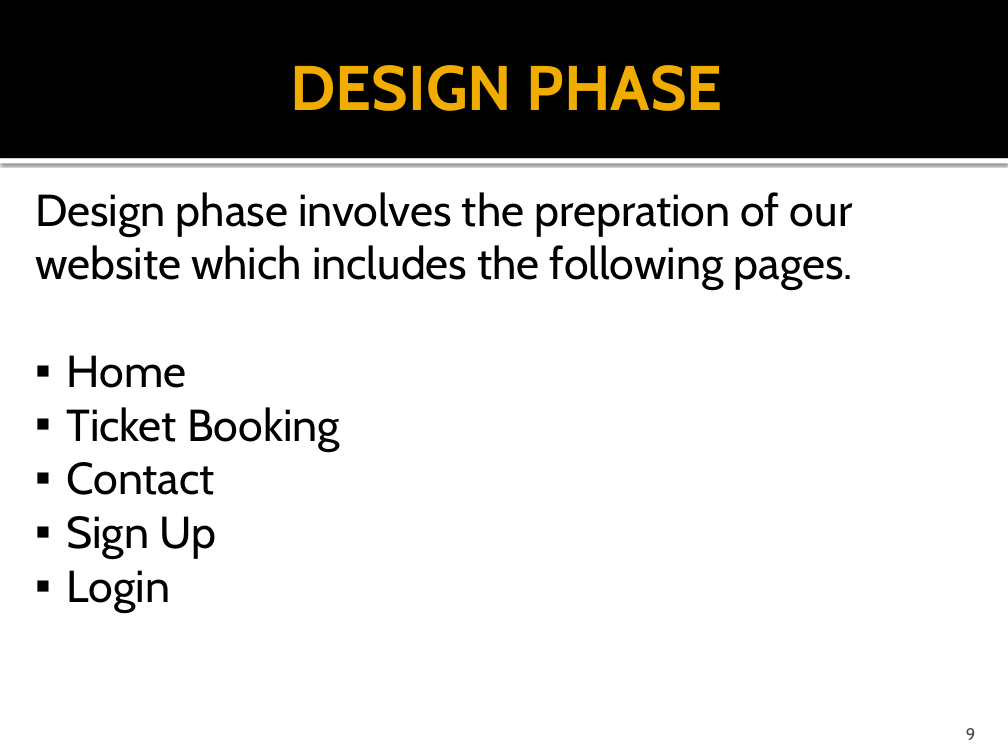
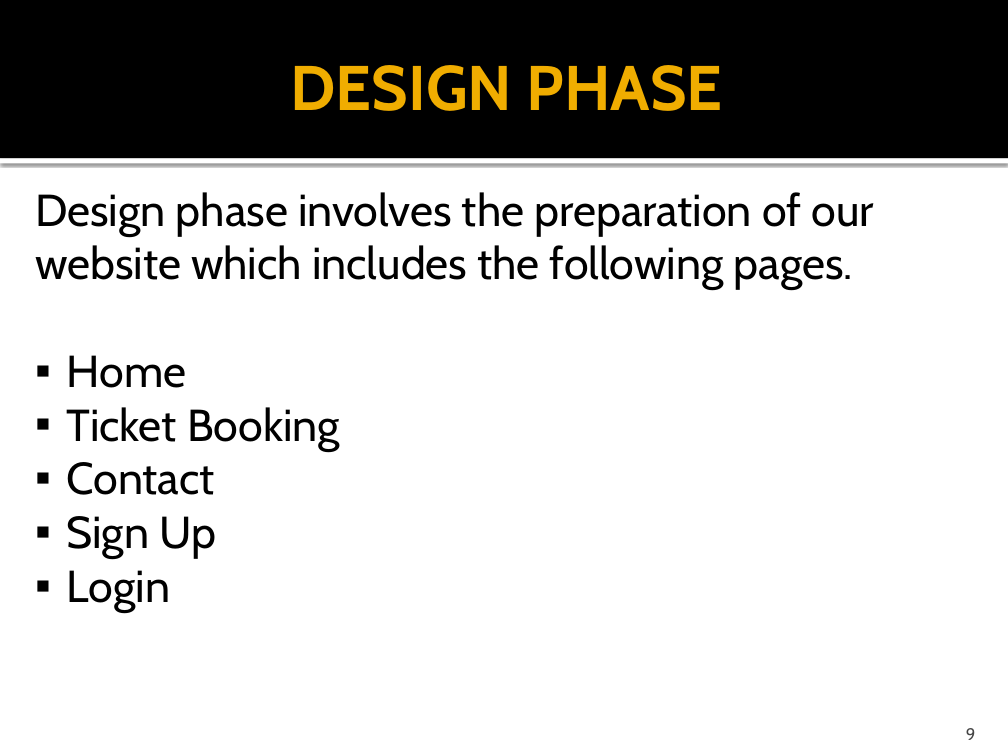
Before and after one commit to Charles-Stephen/Movie_EPROJECT, a slide deck: slide 9 of mydocs/Document.pptx. Drawn at 1008x756 pixels with LibreOffice and Linux fonts; fonts in the diff are those of the drawing. Boxes give left, top, right and bottom in pixels: in the first picture for what was removed or moved away, otherwise in the second. Text is boxed around its words. In the diff, an @@ line names an element or a change of style, - is before the commit and + after.

```diff
--- a/mydocs/Document.pptx
+++ b/mydocs/Document.pptx
@@ text at box(35, 192, 874, 290): text changed @@
-Design phase involves the prepration of our website which includes the following pages.
+Design phase involves the preparation of our website which includes the following pages.
```
Also in this commit, not shown: 2 other slides changed, 1 slide added.
